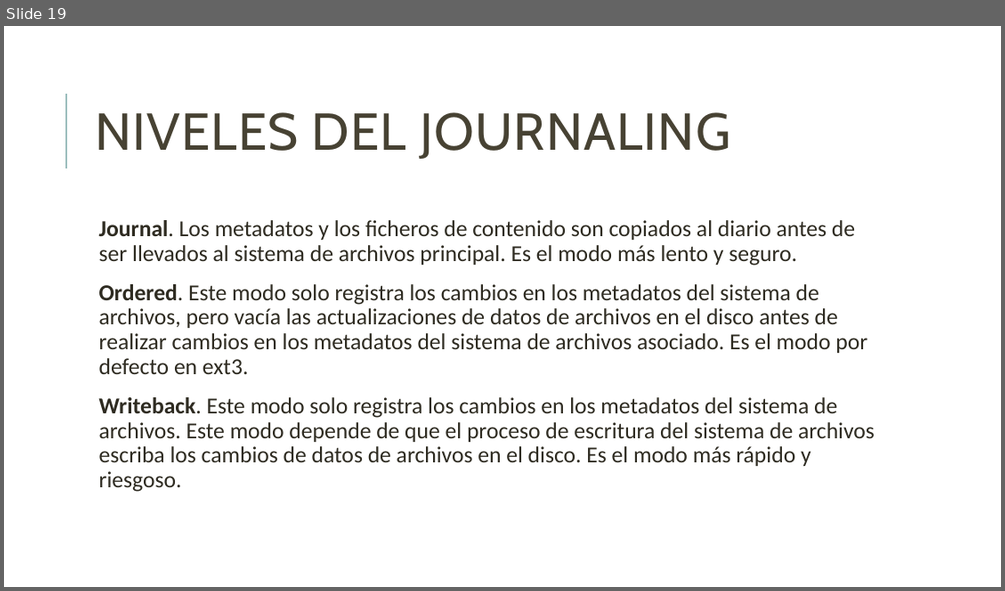
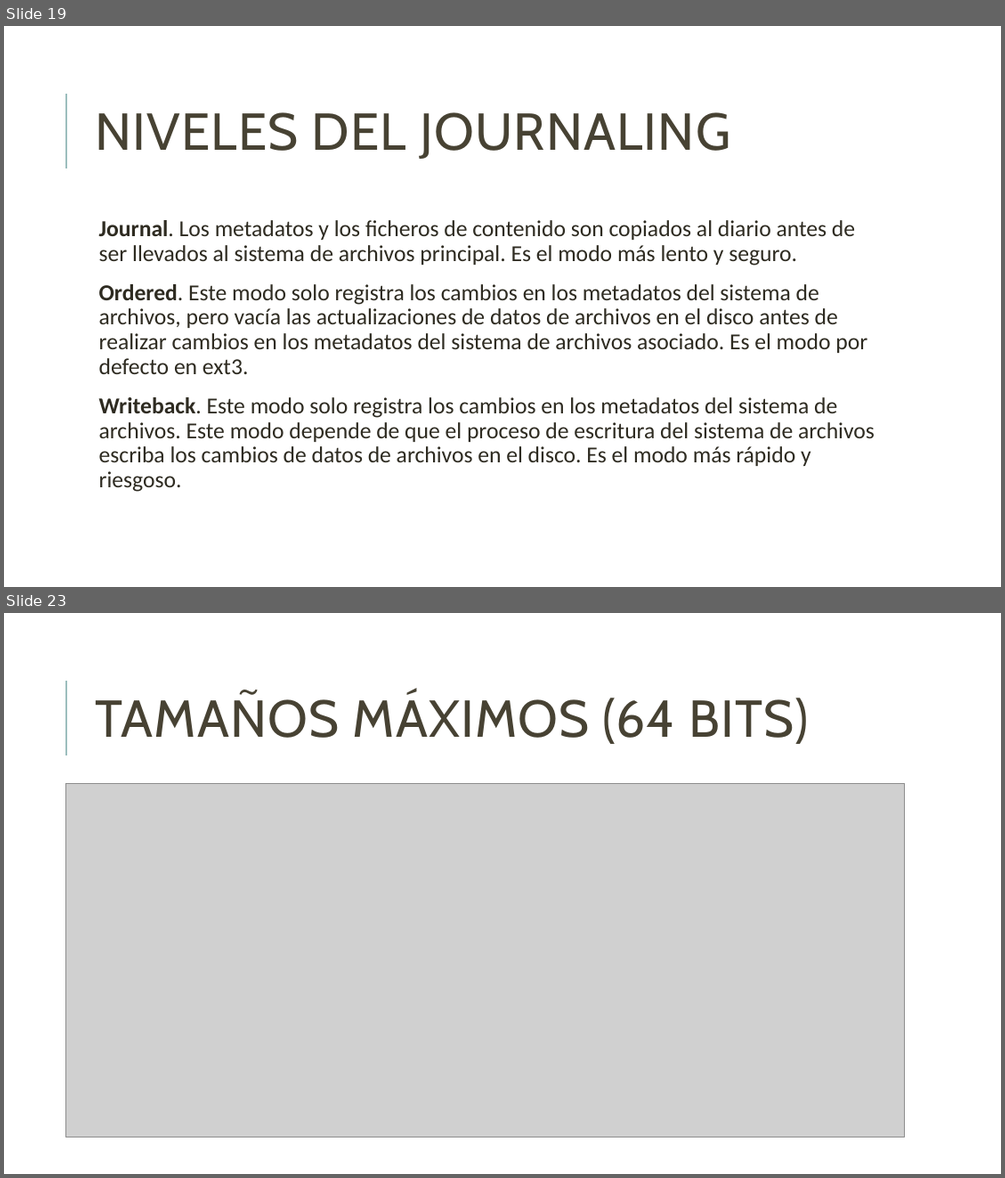
Before and after one commit to unamfi/sistop-2020-1, a slide deck: exposiciones/GonzálezAndrés/Extended.pptx. Shown one above the other, each under a label of ours: slide 19 before the commit, slides 19 and 23 after it; the slides between them are not shown. The pictures are 1005x591 and 1005x1178 pixels, drawn with LibreOffice and Linux fonts; fonts in the diff are those of the drawing; grey boxes stand for pictures. Boxes give left, top, right and bottom in pixels: in the first picture for what was removed or moved away, otherwise in the second. Text is boxed around its words. In the diff, an @@ line names an element or a change of style, - is before the commit and + after.

```diff
--- a/exposiciones/GonzálezAndrés/Extended.pptx
+++ b/exposiciones/GonzálezAndrés/Extended.pptx
@@ slide 23 added at [4, 613, 1001, 1174], background #FFFFFF; not listed: 1 template element that a slide beside it also shows @@
@@ title added at [95, 693, 809, 744], 50 pt, text #474233 @@
+TAMAÑOS MÁXIMOS (64 BITS)
@@ picture added at [65, 784, 905, 1136] @@
```
Also in this commit, not shown: 7 other slides added, 1 slide removed.
